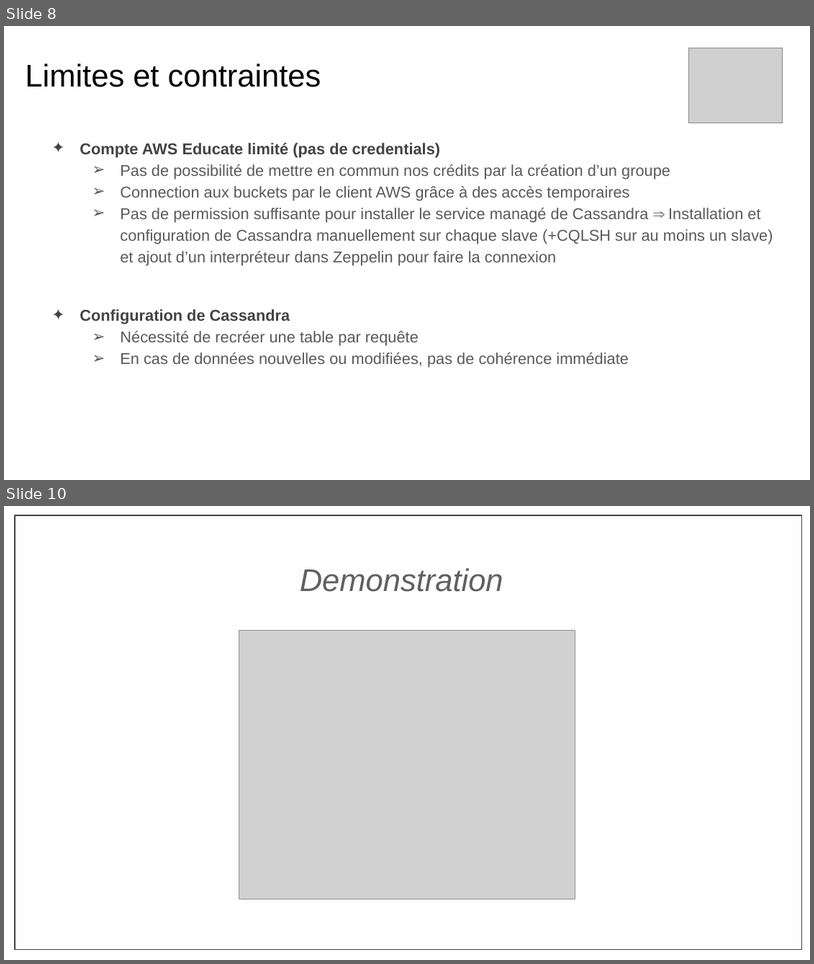
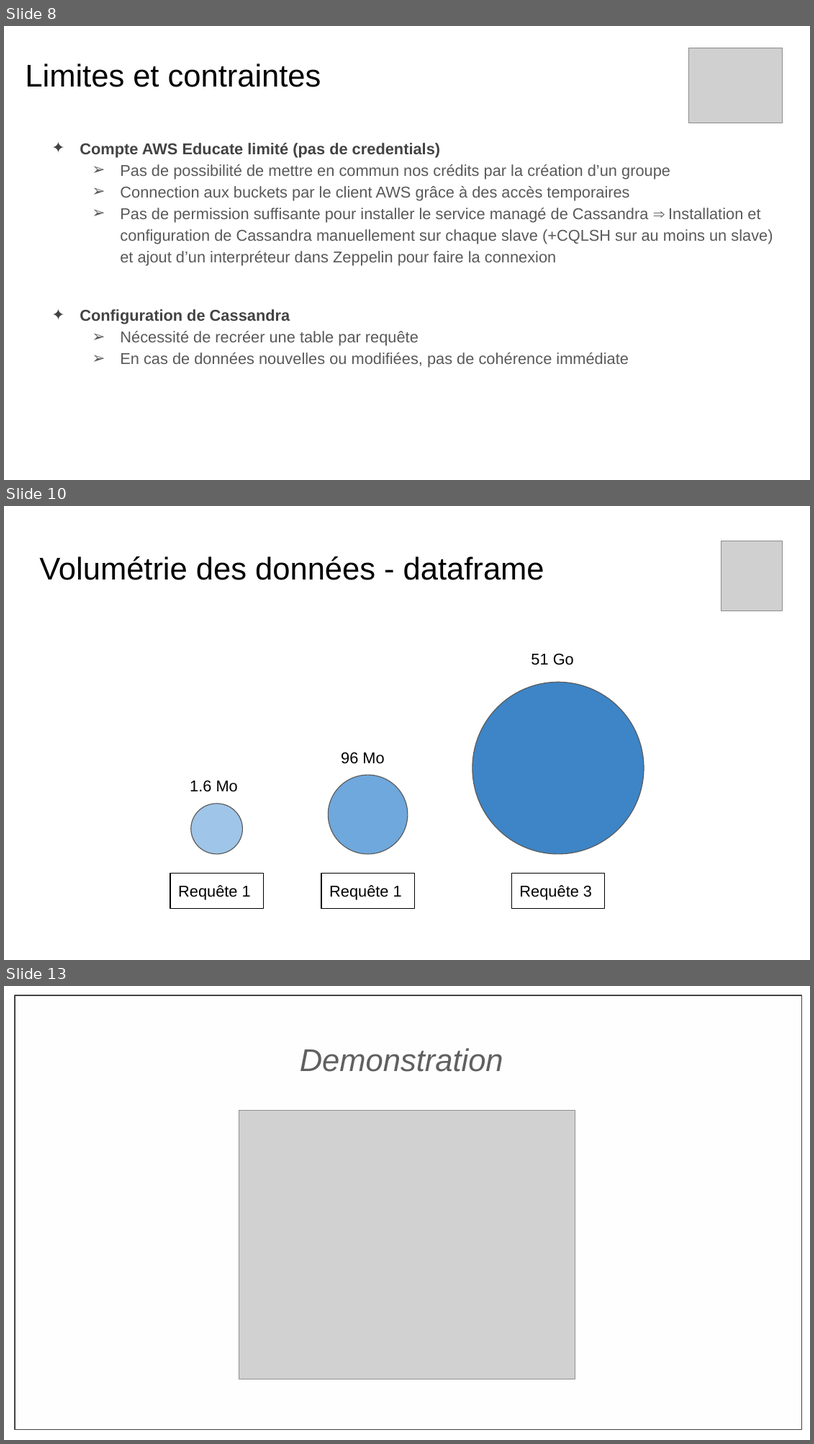
Before and after one commit to nguyenlaurent/gdelt, a slide deck: Projet Big Big Data 2020-2021.pptx. Shown one above the other, each under a label of ours: slides 8 and 10 before the commit, slides 8, 10 and 13 after it; the slides between them are not shown. The pictures are 814x964 and 814x1444 pixels, drawn with LibreOffice and Linux fonts; fonts in the diff are those of the drawing; grey boxes stand for pictures. Boxes give left, top, right and bottom in pixels: in the first picture for what was removed or moved away, otherwise in the second. Text is boxed around its words. In the diff, an @@ line names an element or a change of style, - is before the commit and + after.

```diff
--- a/Projet Big Big Data 2020-2021.pptx
+++ b/Projet Big Big Data 2020-2021.pptx
@@ slide 10 added at (x1=4, y1=506, x2=810, y2=960), background #FFFFFF @@
@@ picture added at (x1=722, y1=541, x2=783, y2=611) @@
@@ title added at (x1=39, y1=556, x2=545, y2=580), 28 pt, text #000000 @@
+Volumétrie des données - dataframe
@@ text added at (x1=531, y1=653, x2=574, y2=665), 14 pt, text #000000 @@
+51 Go
@@ ellipse added at (x1=473, y1=682, x2=644, y2=854), fill #3D85C6, outline #595959 0.75 pt @@
@@ text added at (x1=341, y1=752, x2=384, y2=764), 14 pt, text #000000 @@
+96 Mo
@@ text added at (x1=190, y1=780, x2=238, y2=792), 14 pt, text #000000 @@
+1.6 Mo
@@ ellipse added at (x1=328, y1=775, x2=408, y2=854), fill #6FA8DC, outline #595959 0.75 pt @@
@@ ellipse added at (x1=191, y1=803, x2=243, y2=854), fill #9FC5E8, outline #595959 0.75 pt @@
@@ rectangle added at (x1=170, y1=873, x2=263, y2=908), outline #000000 0.75 pt, 14 pt, text #000000 @@
+Requête 1
@@ rectangle added at (x1=322, y1=873, x2=414, y2=908), outline #000000 0.75 pt, 14 pt, text #000000 @@
+Requête 1
@@ rectangle added at (x1=512, y1=873, x2=604, y2=908), outline #000000 0.75 pt, 14 pt, text #000000 @@
+Requête 3
@@ what was slide 10 is now slide 13 @@
```
Also in this commit, not shown: 4 slides changed, 3 other slides added.
